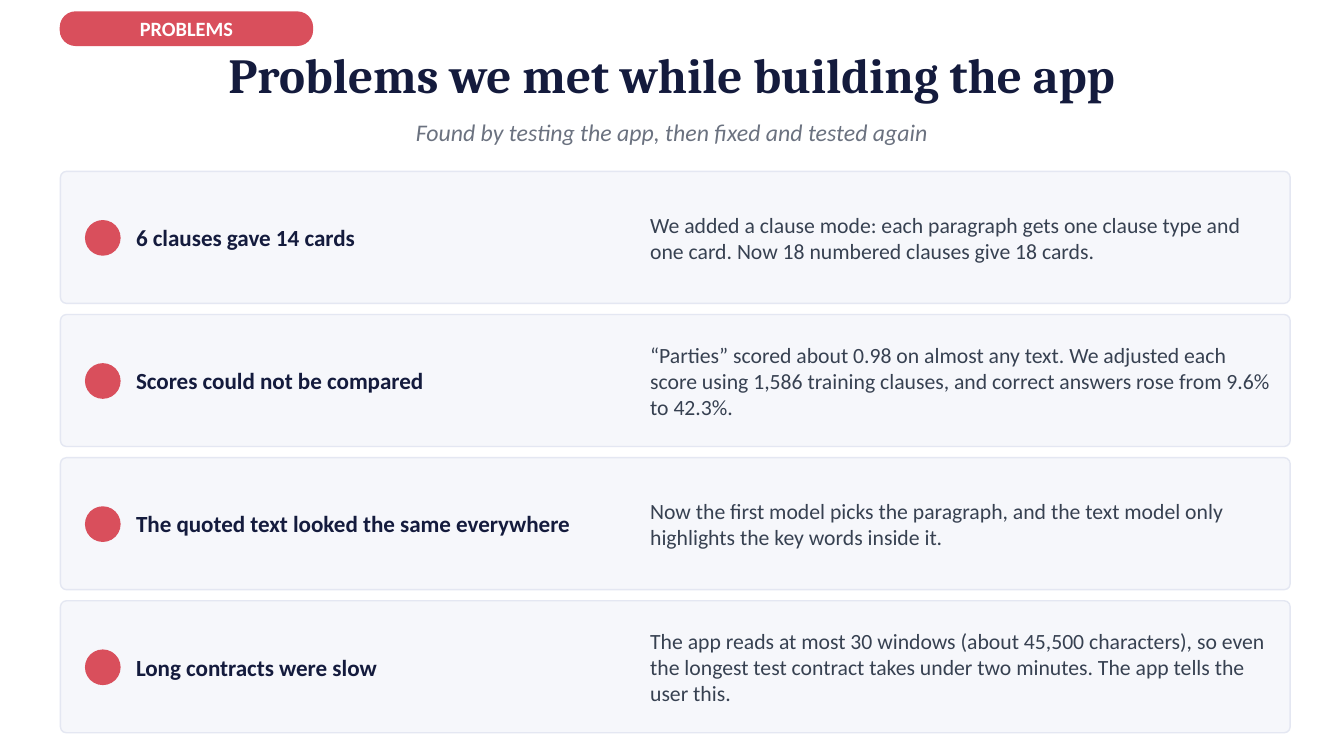
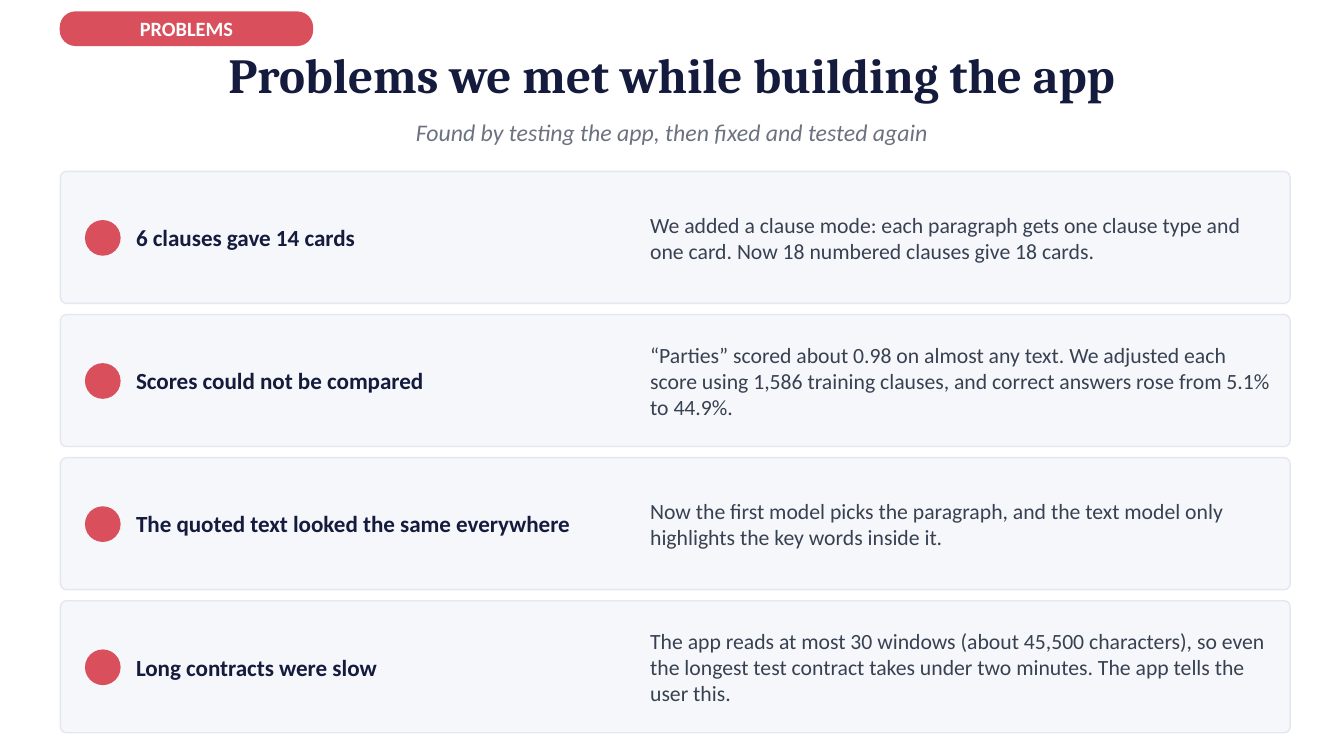
Before and after one commit to afnanmz168/clausify-p3, a slide deck: slide 10 of P25301051-p3-presentation-15-slides.pptx. Drawn at 1344x756 pixels with LibreOffice and Linux fonts; fonts in the diff are those of the drawing. Boxes give left, top, right and bottom in pixels: in the first picture for what was removed or moved away, otherwise in the second. Text is boxed around its words. In the diff, an @@ line names an element or a change of style, - is before the commit and + after.

```diff
--- a/P25301051-p3-presentation-15-slides.pptx
+++ b/P25301051-p3-presentation-15-slides.pptx
@@ text at [650,347,1269,415]: text changed @@
-“Parties” scored about 0.98 on almost any text. We adjusted each score using 1,586 training clauses, and correct answers rose from 9.6% to 42.3%.
+“Parties” scored about 0.98 on almost any text. We adjusted each score using 1,586 training clauses, and correct answers rose from 5.1% to 44.9%.
```
Also in this commit, not shown: 2 other slides changed.
